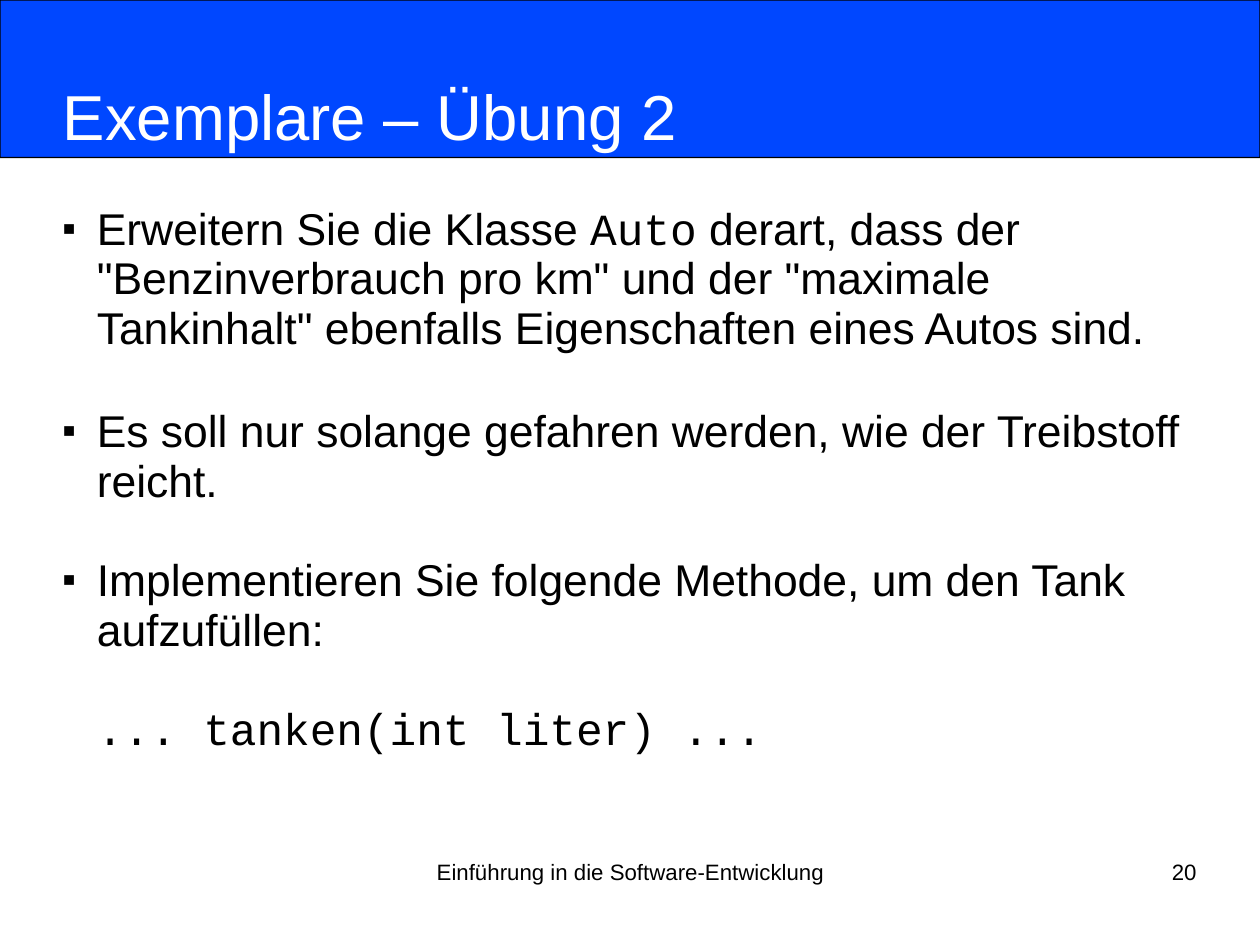
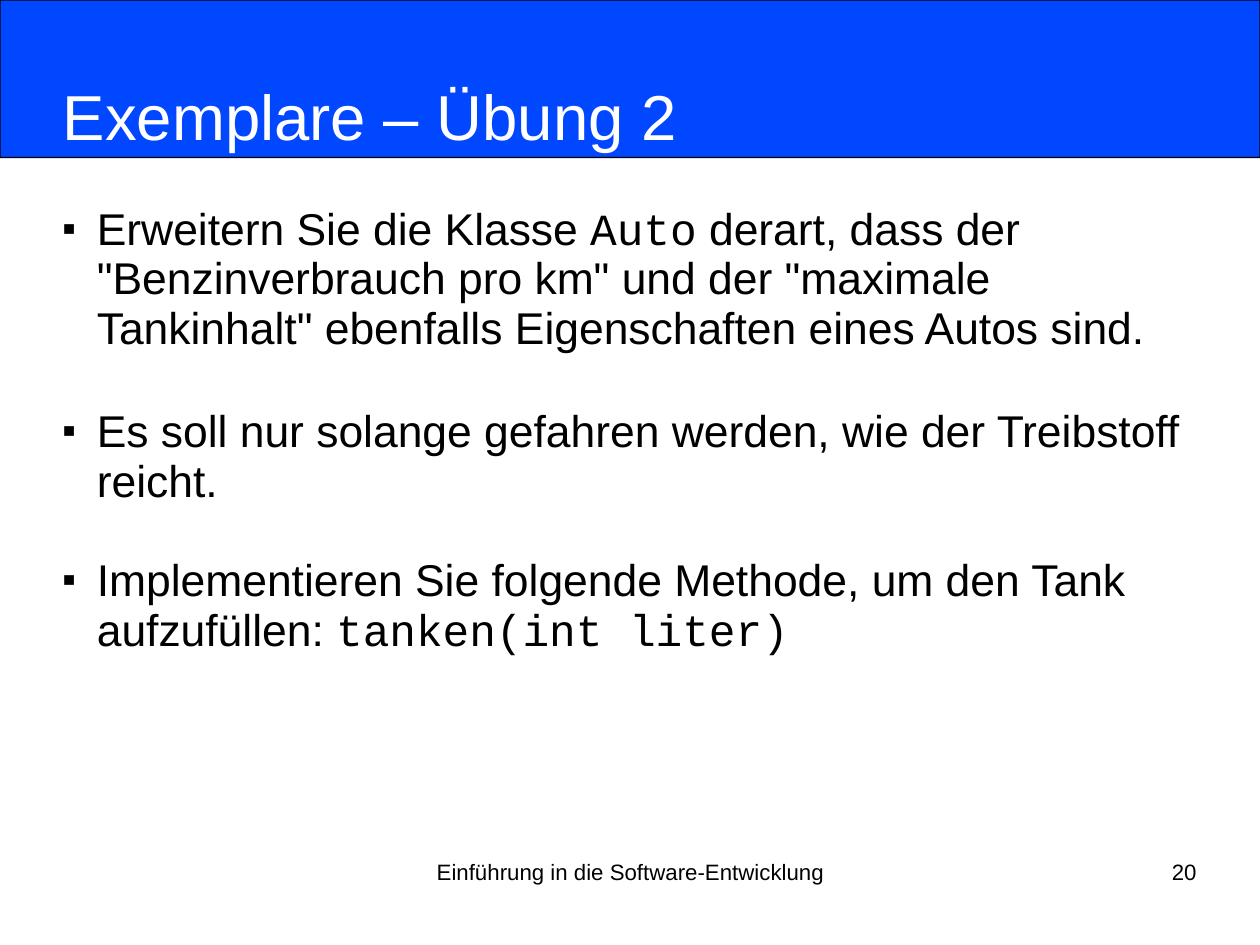
Before and after one commit to nordakademie-einfuehrung-java/vorlesungsskript, a slide deck: slide 20 of folien/Semester_03_Termin_07_Kapitel06.pptx. Drawn at 1260x945 pixels with LibreOffice and Linux fonts; fonts in the diff are those of the drawing. Boxes give left, top, right and bottom in pixels: in the first picture for what was removed or moved away, otherwise in the second. Text is boxed around its words. In the diff, an @@ line names an element or a change of style, - is before the commit and + after.

Commit message:
aufgaben angepasst

```diff
--- a/folien/Semester_03_Termin_07_Kapitel06.pptx
+++ b/folien/Semester_03_Termin_07_Kapitel06.pptx
@@ subtitle at (x1=97, y1=563, x2=1125, y2=656): text changed @@
-■ Implementieren Sie folgende Methode, um den Tank aufzufüllen:
-  ... tanken(int liter) ...
+■ Implementieren Sie folgende Methode, um den Tank aufzufüllen: tanken(int liter)
```
